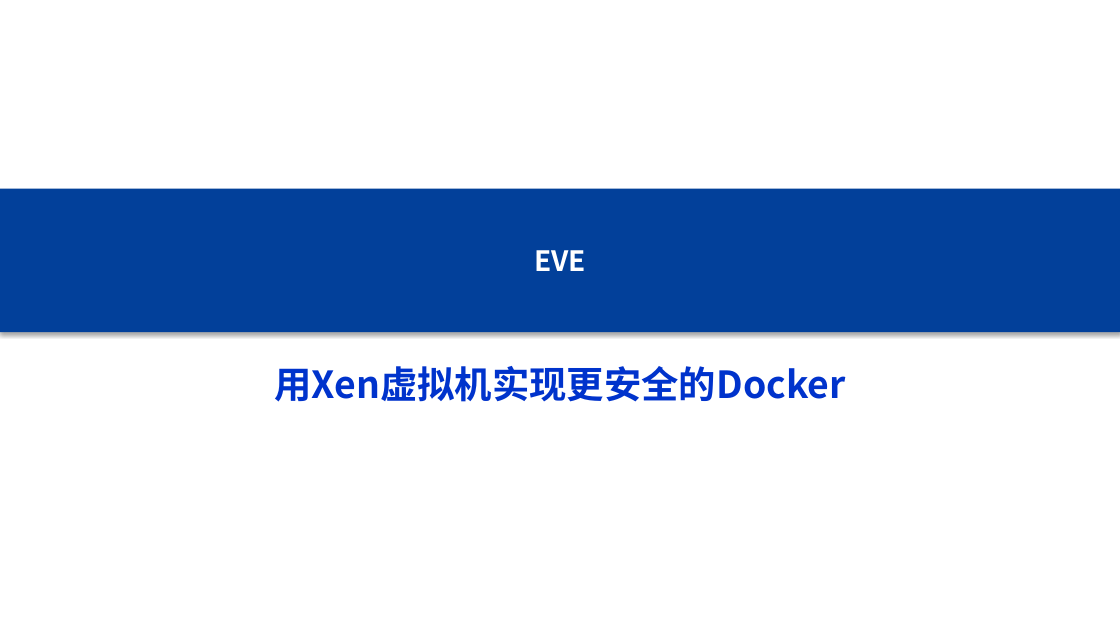
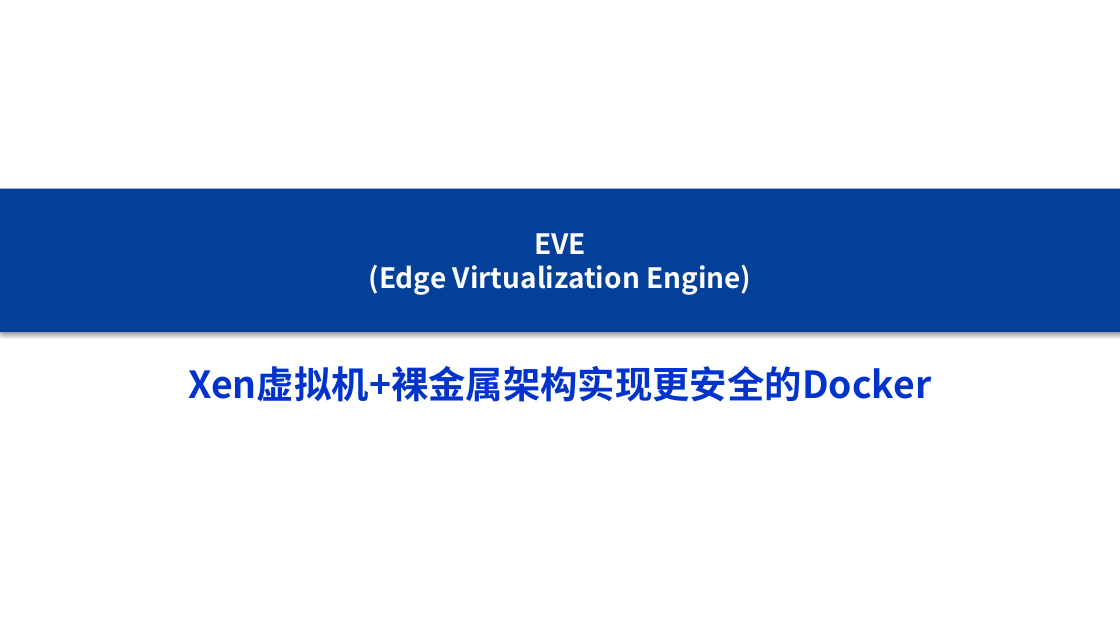
Before and after one commit to yindaheng98/Notebook, a slide deck: slide 1 of 学习笔记/边缘计算/EVE.pptx. Drawn at 1120x630 pixels with LibreOffice and Linux fonts; fonts in the diff are those of the drawing; background and template pictures are left out. Boxes give left, top, right and bottom in pixels: in the first picture for what was removed or moved away, otherwise in the second. Text is boxed around its words. In the diff, an @@ line names an element or a change of style, - is before the commit and + after.

```diff
--- a/学习笔记/边缘计算/EVE.pptx
+++ b/学习笔记/边缘计算/EVE.pptx
@@ title at (x1=369, y1=233, x2=751, y2=295): text changed @@
-EVE
+EVE
+(Edge Virtualization Engine)
@@ subtitle at (x1=188, y1=366, x2=931, y2=402): text changed @@
-用Xen虚拟机实现更安全的Docker
+Xen虚拟机+裸金属架构实现更安全的Docker
```
Also in this commit, not shown: 1 slide added, 2 other files.
